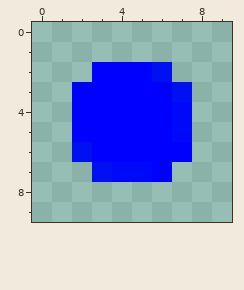
A pixel-art sprite gets an edit: app/assets/images/circle.png. Above: the version before the commit.
The file is 10x10 pixels. Colours within 5 levels of each other are drawn and written as one.
After the commit:
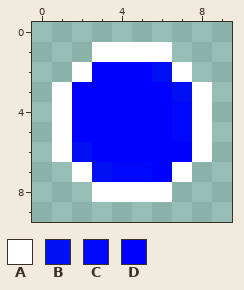
Palette (. is transparent): A #ffffff  B #0010f3  C #0008f9  D #0000ff
Change:
Changed rows in their new state; - is an unchanged pixel.
first column x 1:
 1 --AAAA--
 2 -A----A-
 3 A------A
 4 A------A
 5 A------A
 6 A------A
 7 -A----A-
 8 --AAAA--
Changed places in both pictures, as pixel boxes (x1, y1, x2, y2):
added: (52, 42, 212, 202)
